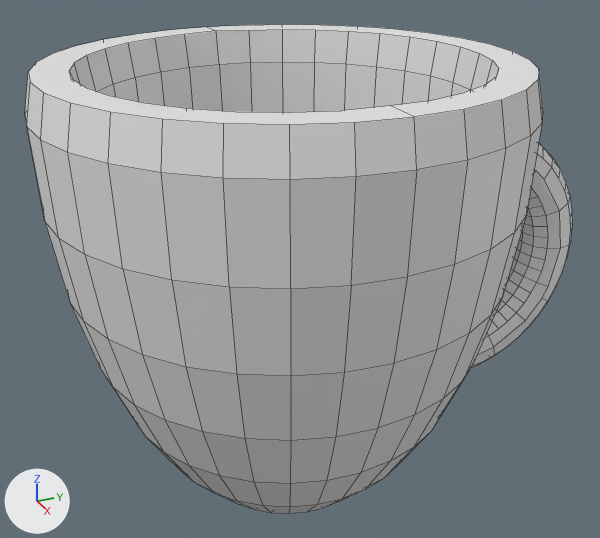
The Blender file Assets/Custom Assets/Objects/mug.blend, before and after one commit.
The view is the same before and after, from a 50 mm camera at (4.49, -1.92, 2.98) aimed at (-0.11, 0.14, 0.69). Lighting does not change. The marker at lower left points along +X, +Y and +Z. Mesh edges are drawn as thin lines.

Before the edit, the objects in view are built like this:
```python
me_cube_003 = bpy.data.meshes.new('Cube.003')
me_cube_003.from_pydata(...)  # 1616 vertices, 1519 faces; spans x -0.74..0.74, y -0.74..1.08, z -0.39..1.04
ob_base_of_cup_000 = bpy.data.objects.new('base of cup.000', me_cube_003)
ob_base_of_cup_000.location = (0.0, 0.0, 0.0)
ob_base_of_cup_000.scale = (2.0, 2.0, 2.0)
_m = ob_base_of_cup_000.modifiers.new('Decimate', 'DECIMATE')
_m.decimate_type = 'DISSOLVE'
```
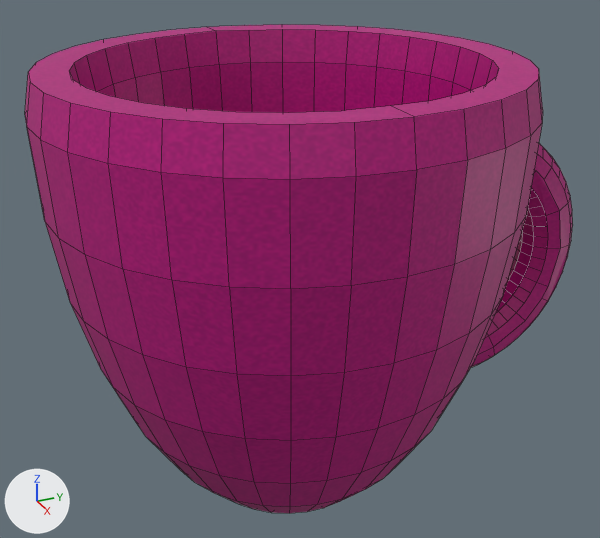
Where the change shows, as pixel boxes (x1, y1, x2, y2) in the pictures (600 x 538 px):
'base of cup.000', recoloured (grey to purple)
    both: (25, 25, 573, 513)

The change in detail:
Picture 'mug.png' (img_mug_png) is new.
Material 'mug.png' (mat_mug_png) is new.
Its texture is img_mug_png.
me_cube_003 has 1616 vertices, 1519 faces and spans x -0.74..0.74, y -0.74..1.08, z -0.39..1.04.
me_cube_003 now uses material mat_mug_png (picture img_mug_png).
